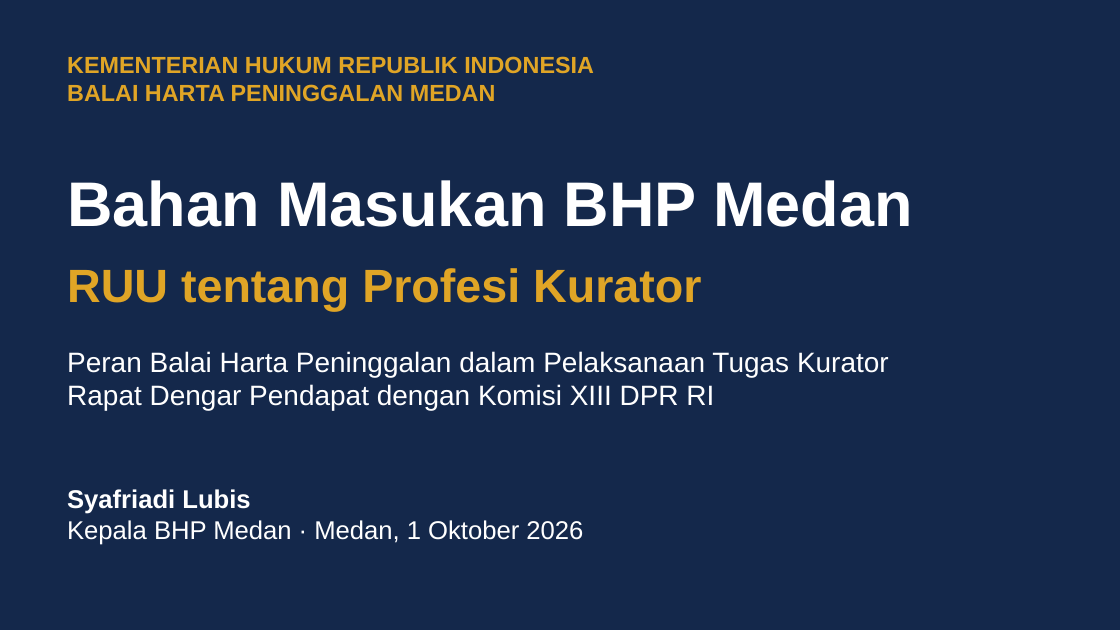
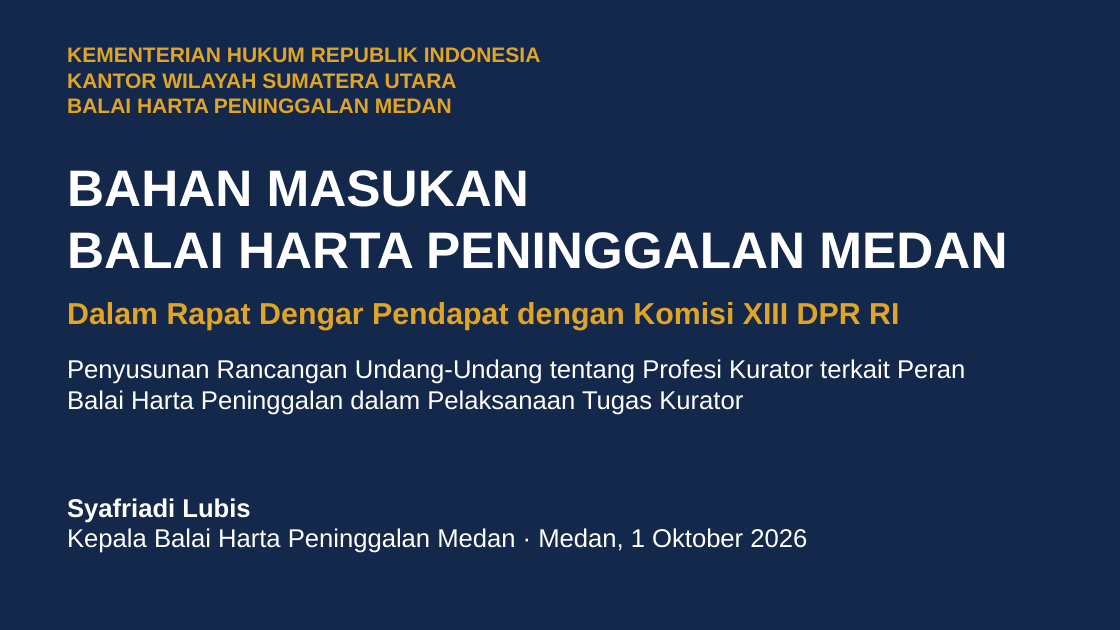
Before and after one commit to artheralawfirm-cloud/SAPAWALI, a slide deck: slide 1 of presentasi/Paparan_BHP_Medan_RUU_Profesi_Kurator.pptx. Drawn at 1120x630 pixels with LibreOffice and Linux fonts; fonts in the diff are those of the drawing. Boxes give left, top, right and bottom in pixels: in the first picture for what was removed or moved away, otherwise in the second. Text is boxed around its words. In the diff, an @@ line names an element or a change of style, - is before the commit and + after.

```diff
--- a/presentasi/Paparan_BHP_Medan_RUU_Profesi_Kurator.pptx
+++ b/presentasi/Paparan_BHP_Medan_RUU_Profesi_Kurator.pptx
@@ text at [67,47,541,113]: size 20 to 18 pt in "KEMENTERIAN HUKUM REPUBLIK INDONESIA", "BALAI HARTA PENINGGALAN MEDAN" @@
@@ text "KEMENTERIAN HUKUM REPUBLIK INDONESIA": place and size @@
-text "KEMENTERIAN HUKUM REPUBLIK INDONESIA" at [67,56,594,101]
+text "KEMENTERIAN HUKUM REPUBLIK INDONESIA" at [67,47,541,113]
@@ text at [67,73,457,88]: paragraph added @@
+KANTOR WILAYAH SUMATERA UTARA
@@ text at [67,170,1007,269]: text changed; size 54 to 44 pt @@
-Bahan Masukan BHP Medan
+BAHAN MASUKAN
+BALAI HARTA PENINGGALAN MEDAN
@@ text at [67,302,899,330]: text changed; size 40 to 26 pt @@
-RUU tentang Profesi Kurator
+Dalam Rapat Dengar Pendapat dengan Komisi XIII DPR RI
@@ text at [67,359,965,415]: text changed; size 24 to 22 pt @@
-Peran Balai Harta Peninggalan dalam Pelaksanaan Tugas Kurator
-Rapat Dengar Pendapat dengan Komisi XIII DPR RI
+Penyusunan Rancangan Undang-Undang tentang Profesi Kurator terkait Peran Balai Harta Peninggalan dalam Pelaksanaan Tugas Kurator
@@ text "Syafriadi Lubis": place and size @@
-text "Syafriadi Lubis" at [67,489,583,545]
+text "Syafriadi Lubis" at [67,498,807,553]
@@ text at [67,528,807,553]: text changed @@
-Kepala BHP Medan · Medan, 1 Oktober 2026
+Kepala Balai Harta Peninggalan Medan · Medan, 1 Oktober 2026
```
Also in this commit, not shown: 7 other slides changed, 40 slides added, 9 slides removed, 7 other files.
